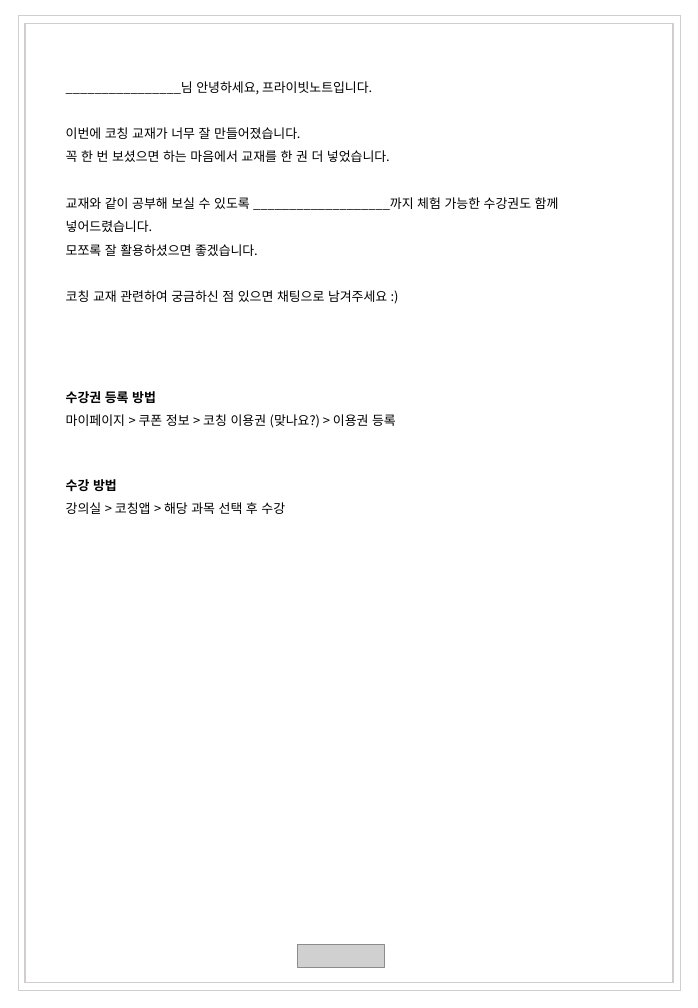
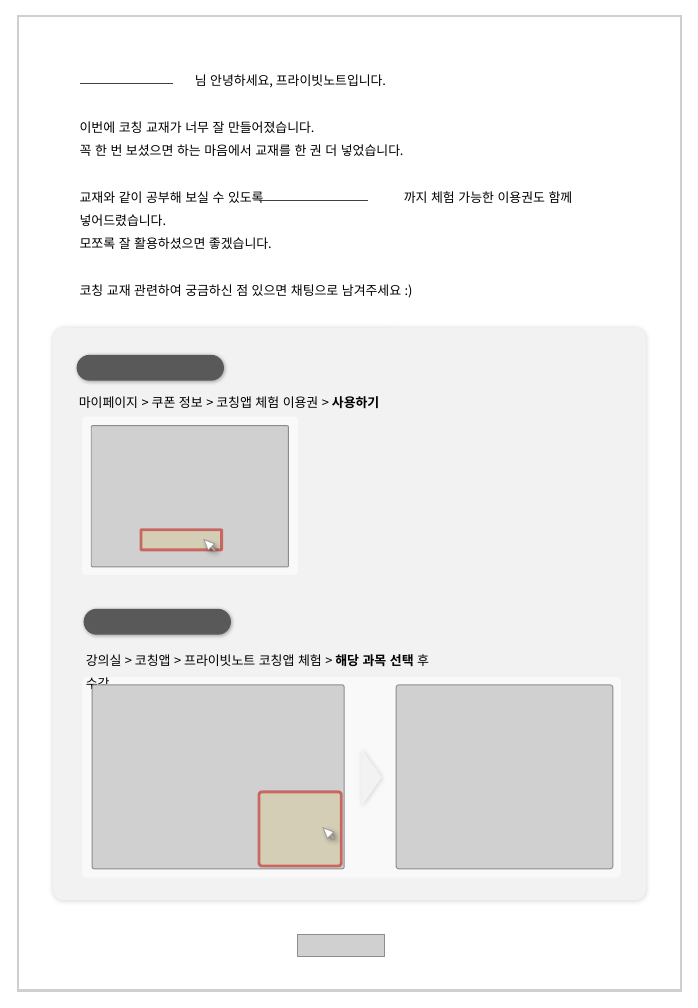
Before and after one commit to naxvinci/marketing, a slide deck: slide 1 of 안내문.pptx. Drawn at 698x1008 pixels with LibreOffice and Linux fonts; fonts in the diff are those of the drawing; grey boxes stand for pictures. Boxes give left, top, right and bottom in pixels: in the first picture for what was removed or moved away, otherwise in the second. Text is boxed around its words. In the diff, an @@ line names an element or a change of style, - is before the commit and + after.

```diff
--- a/안내문.pptx
+++ b/안내문.pptx
@@ rectangle at [19, 16, 681, 991]: outline #D0CECE 1 pt to #D0CECE 1.75 pt @@
@@ rectangle removed at [25, 23, 673, 983] @@
@@ text "________________님 안녕하세요, 프라이빗노트입니다.": place and size @@
-text "________________님 안녕하세요, 프라이빗노트입니다." at [66, 81, 559, 302]
+text "________________님 안녕하세요, 프라이빗노트입니다." at [80, 74, 573, 296]
@@ line added from (80, 84) to (173, 84), #404040 0.75 pt @@
@@ text at [195, 74, 386, 88]: text colour #000000 to #FFFFFF in "________________님" @@
@@ text at [80, 191, 573, 226]: text changed @@
-교재와 같이 공부해 보실 수 있도록 ___________________까지 체험 가능한 수강권도 함께 넣어드렸습니다.
+교재와 같이 공부해 보실 수 있도록 ___________________까지 체험 가능한 이용권도 함께 넣어드렸습니다.
@@ line added from (259, 200) to (368, 200), #404040 0.75 pt @@
@@ rounded rectangle added at [53, 328, 646, 900], fill #F2F2F2 @@
@@ rounded rectangle added at [76, 355, 223, 381], fill #595959 @@
@@ text at [79, 396, 379, 408]: text changed @@
-수강권 등록 방법
-마이페이지 > 쿠폰 정보 > 코칭 이용권 (맞나요?) > 이용권 등록
+마이페이지 > 쿠폰 정보 > 코칭앱 체험 이용권 > 사용하기
@@ rounded rectangle added at [82, 417, 298, 575], fill #FFFFFF at 59% opacity @@
@@ text added at [255, 396, 319, 408], 10 pt, text #FFFFFF, bold @@
+체험권 등록 방법
@@ picture added at [91, 426, 289, 568] @@
@@ rounded rectangle added at [141, 530, 221, 550], fill #FFC000 at 12% opacity, outline #C00000 2.25 pt @@
@@ up arrow added at [201, 537, 218, 555], fill #FFFFFF, outline #808080 0.75 pt @@
@@ rounded rectangle added at [84, 609, 231, 635], fill #595959 @@
@@ text at [86, 654, 429, 666]: text changed @@
-수강 방법
-강의실 > 코칭앱 > 해당 과목 선택 후 수강
+강의실 > 코칭앱 > 프라이빗노트 코칭앱 체험 > 해당 과목 선택 후 수강
@@ rounded rectangle added at [82, 678, 621, 879], fill #FFFFFF at 59% opacity @@
@@ text added at [86, 677, 110, 692], 10 pt, text #FFFFFF, bold @@
+수강 방법
@@ picture added at [92, 685, 344, 869] @@
@@ picture added at [396, 685, 613, 869] @@
@@ triangle added at [362, 750, 382, 806], fill #F2F2F2 @@
@@ rounded rectangle added at [259, 792, 341, 866], fill #FFC000 at 12% opacity, outline #C00000 2.25 pt @@
@@ up arrow added at [320, 825, 337, 842], fill #FFFFFF, outline #808080 0.75 pt @@
@@ picture: place and size @@
-picture at [298, 945, 384, 967]
+picture at [298, 934, 384, 957]
```
Also in this commit, not shown: 2 other files.
